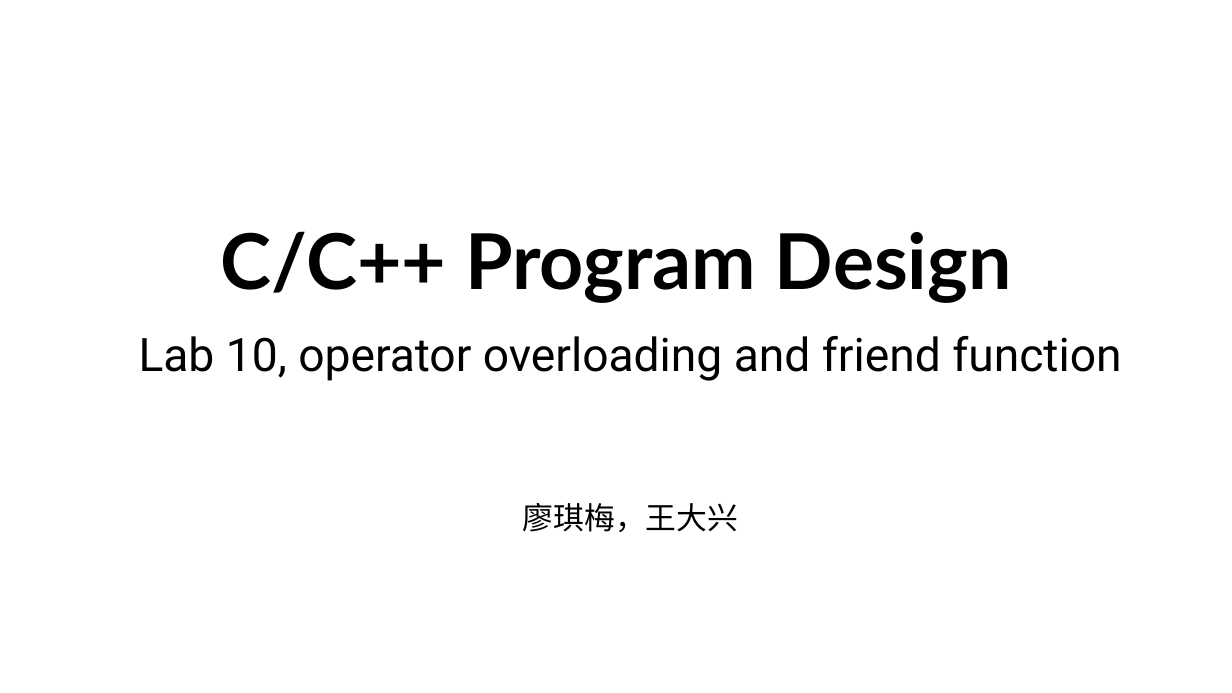
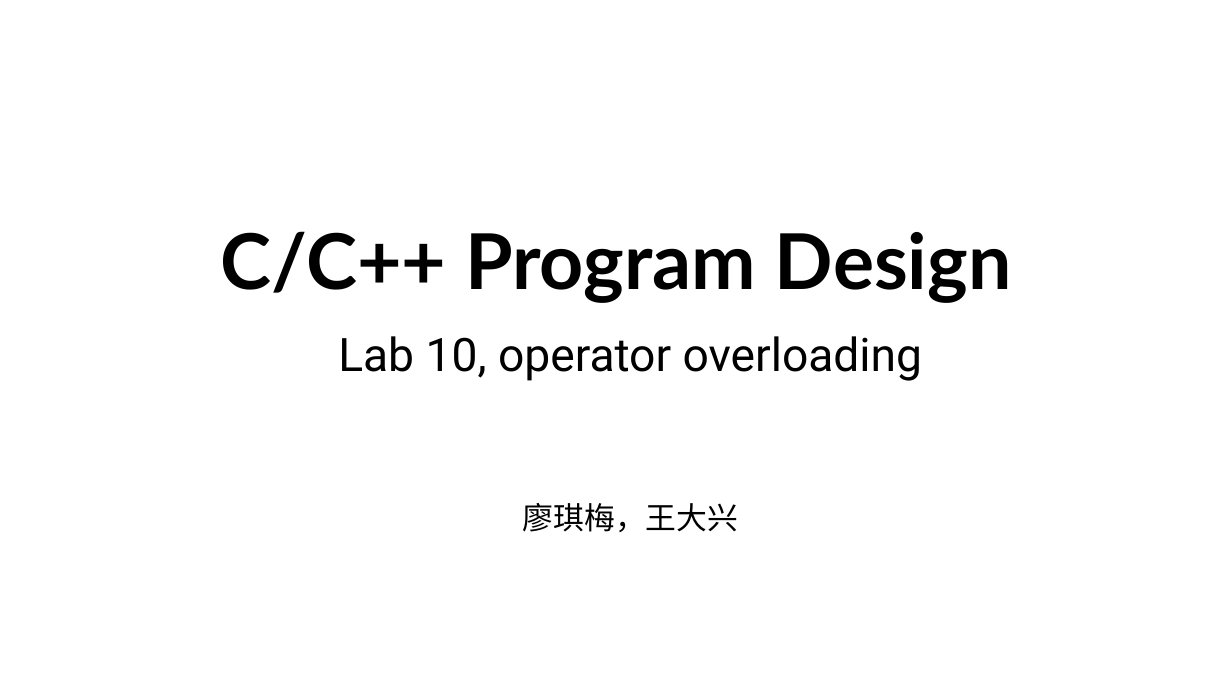
Before and after one commit to ShiqiYu/CPP, a slide deck: slide 1 of week10/Lab10.pptx. Drawn at 1232x693 pixels with LibreOffice and Linux fonts; fonts in the diff are those of the drawing; background and template pictures are left out. Boxes give left, top, right and bottom in pixels: in the first picture for what was removed or moved away, otherwise in the second. Text is boxed around its words. In the diff, an @@ line names an element or a change of style, - is before the commit and + after.

```diff
--- a/week10/Lab10.pptx
+++ b/week10/Lab10.pptx
@@ subtitle at (338,336,922,381): text changed @@
-Lab 10, operator overloading and friend function
+Lab 10, operator overloading
```
Also in this commit, not shown: 3 other slides changed, 9 slides added, 7 slides removed, 1 other file.
